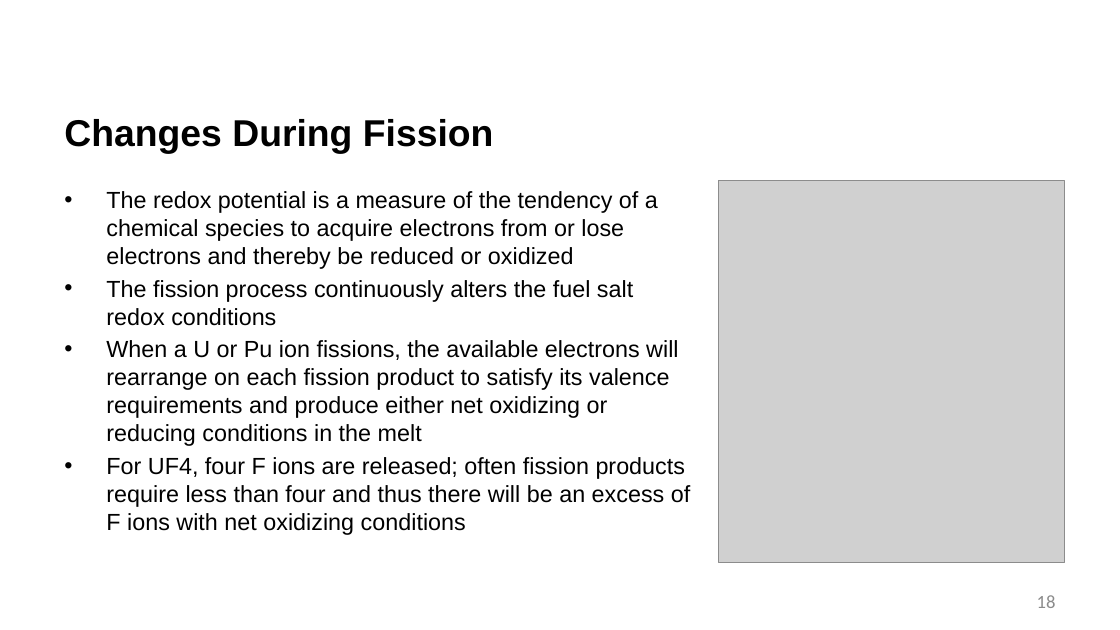
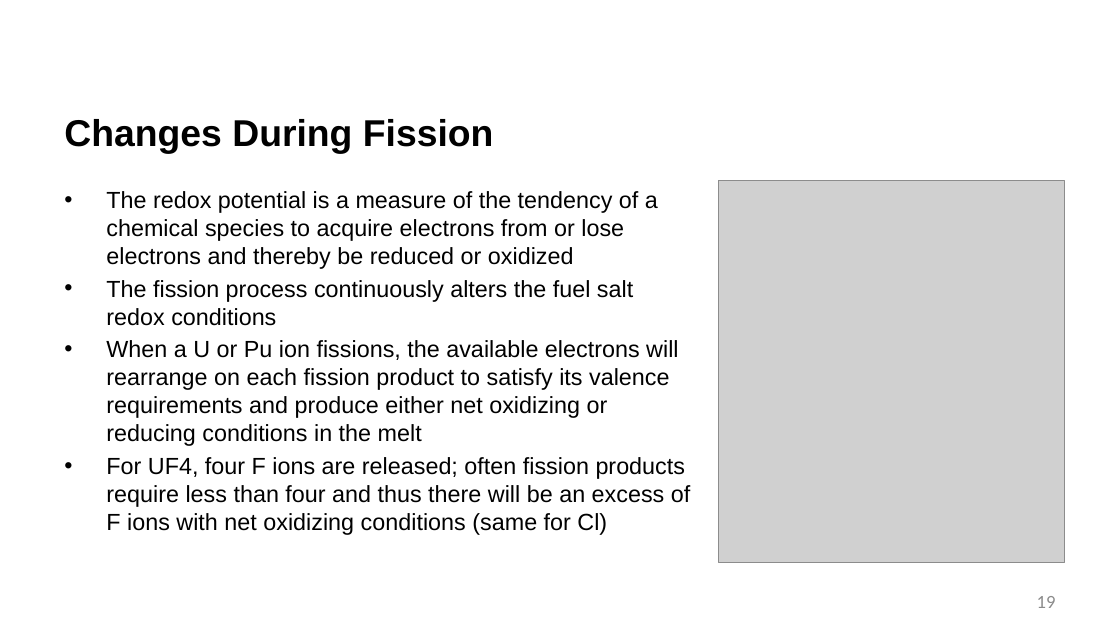
Before and after one commit to benbeeler/TEACHING, a slide deck: slide 19 of Advanced Reactor Materials/Fall2026/Lec14_MoltenSalts.pptx (slide 18 before the commit). Drawn at 1120x630 pixels with LibreOffice and Linux fonts; fonts in the diff are those of the drawing; grey boxes stand for pictures; background and template pictures are left out. Boxes give left, top, right and bottom in pixels: in the first picture for what was removed or moved away, otherwise in the second. Text is boxed around its words. In the diff, an @@ line names an element or a change of style, - is before the commit and + after.

```diff
--- a/Advanced Reactor Materials/Fall2026/Lec14_MoltenSalts.pptx
+++ b/Advanced Reactor Materials/Fall2026/Lec14_MoltenSalts.pptx
@@ text at (x1=106, y1=457, x2=690, y2=535): text changed @@
-• For UF4, four F ions are released; often fission products require less than four and thus there will be an excess of F ions with net oxidizing conditions
+• For UF4, four F ions are released; often fission products require less than four and thus there will be an excess of F ions with net oxidizing conditions (same for Cl)
@@ page number at (x1=1037, y1=596, x2=1056, y2=608): text changed @@
-18
+19
```
Also in this commit, not shown: 13 other slides changed, 1 slide added, 24 slides removed, 17 other files.
